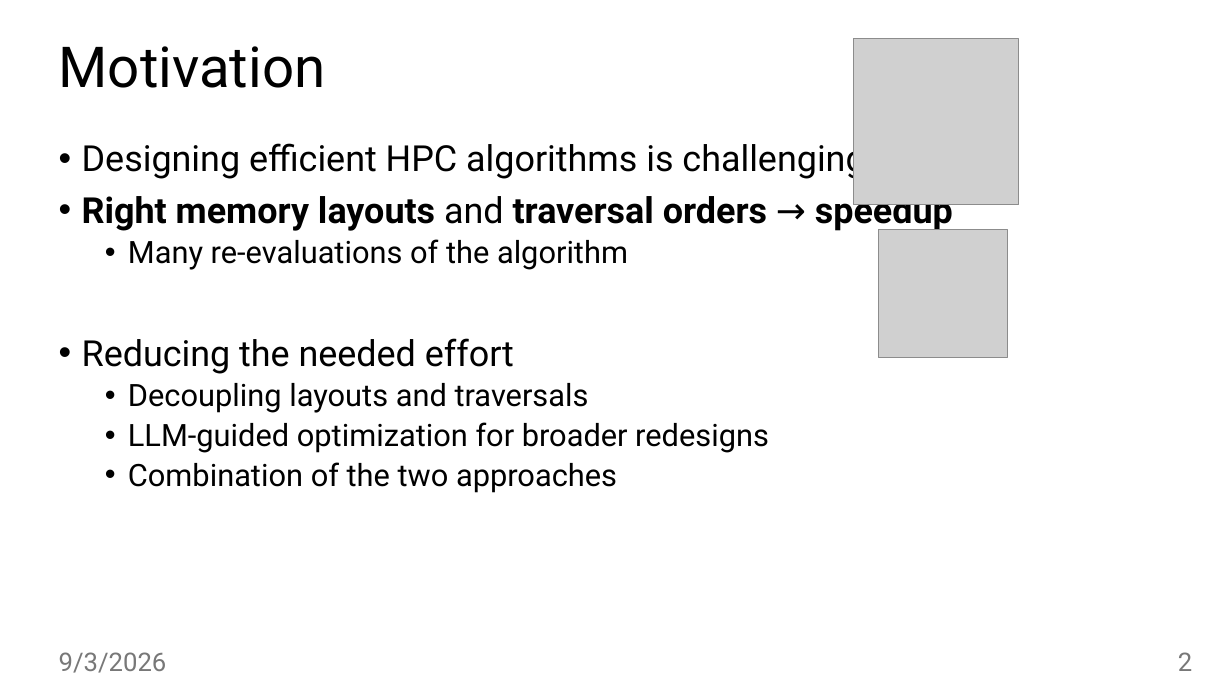
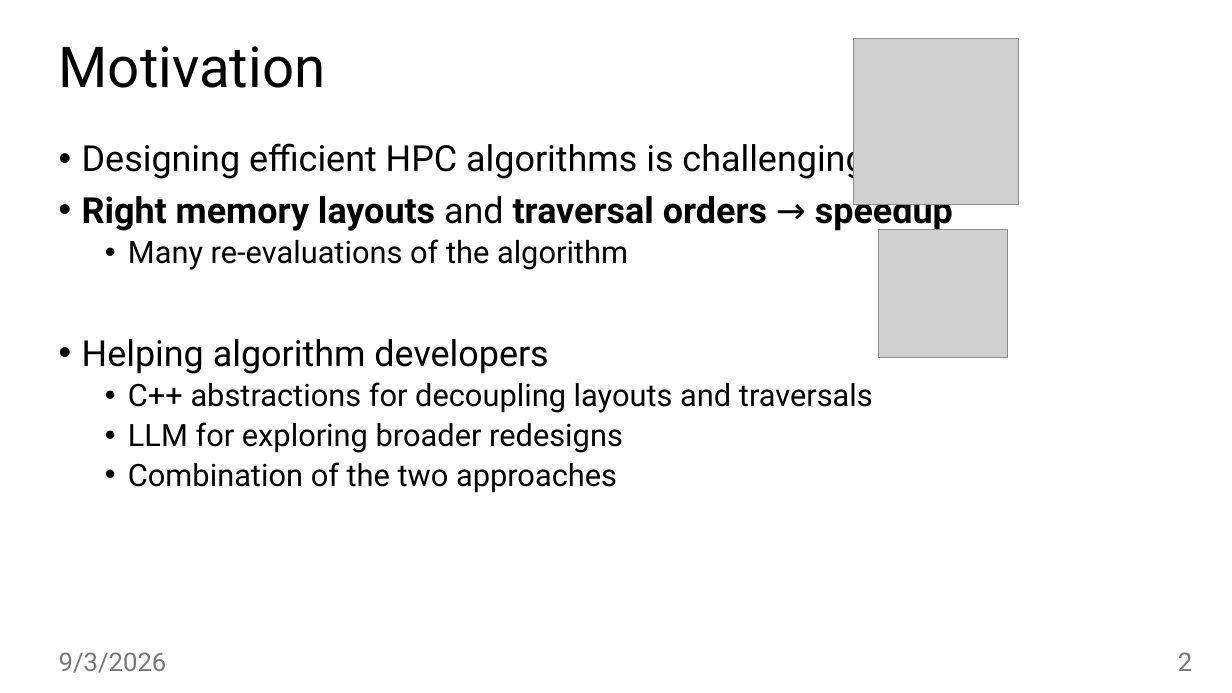
Before and after one commit to jiriklepl/phd-thesis, a slide deck: slide 2 of slides/Optimizing Memory Layouts and Traversal Orders in High-Performance Computing.pptx. Drawn at 1232x693 pixels with LibreOffice and Linux fonts; fonts in the diff are those of the drawing; grey boxes stand for pictures; background and template pictures are left out. Boxes give left, top, right and bottom in pixels: in the first picture for what was removed or moved away, otherwise in the second. Text is boxed around its words. In the diff, an @@ line names an element or a change of style, - is before the commit and + after.

```diff
--- a/slides/Optimizing Memory Layouts and Traversal Orders in High-Performance Computing.pptx
+++ b/slides/Optimizing Memory Layouts and Traversal Orders in High-Performance Computing.pptx
@@ text at <box>82,339,873,453</box>: text changed @@
-• Reducing the needed effort
-  • Decoupling layouts and traversals
-  • LLM-guided optimization for broader redesigns
+• Helping algorithm developers
+  • C++ abstractions for decoupling layouts and traversals
+  • LLM for exploring broader redesigns
```
Also in this commit, not shown: 4 other slides changed.
